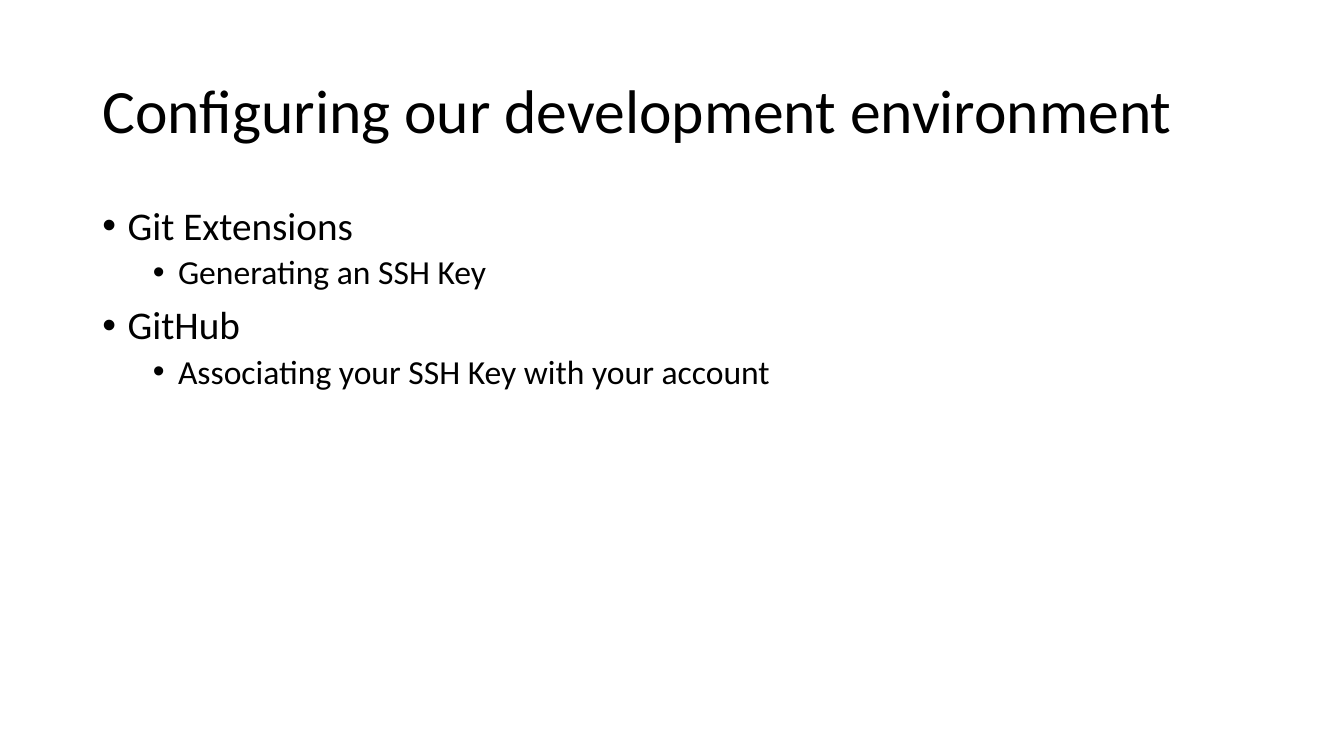
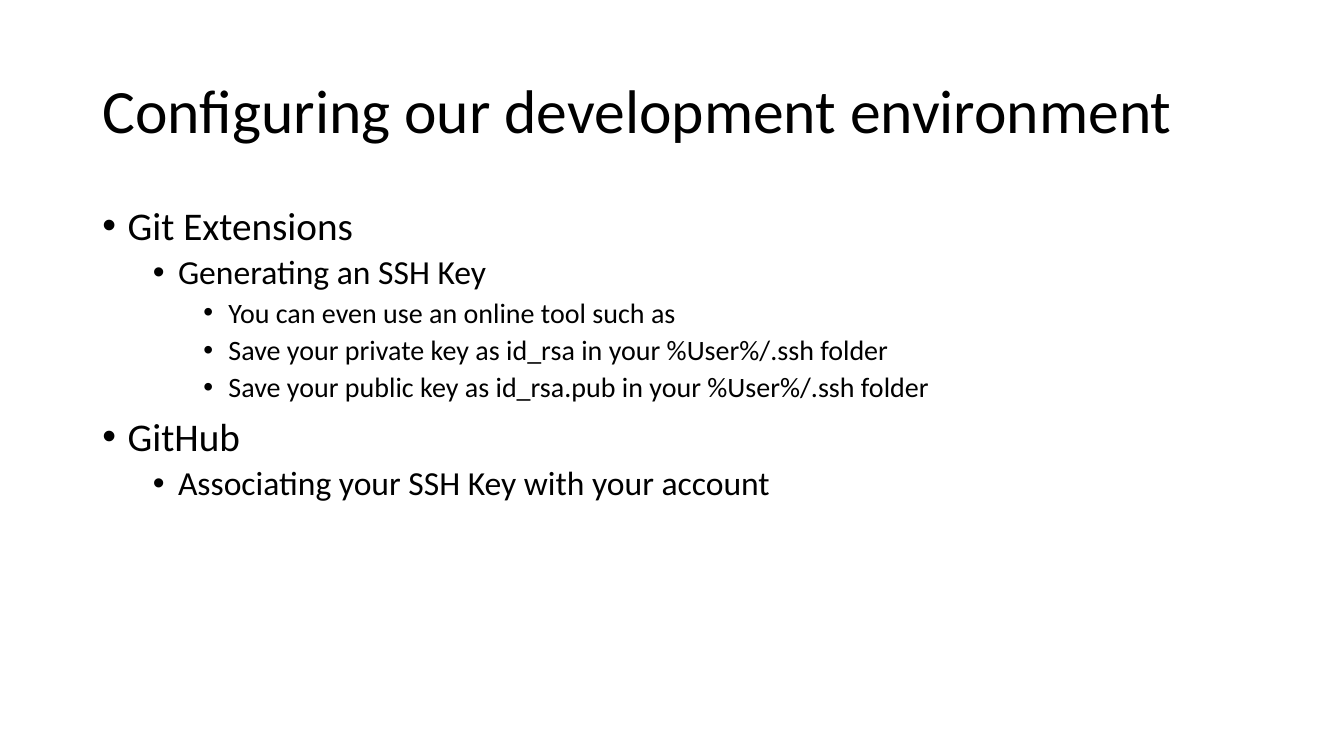
Before and after one commit to saorsa/php-course-excercises, a slide deck: slide 6 of Presentations/PHP Course.pptx. Drawn at 1344x756 pixels with LibreOffice and Linux fonts; fonts in the diff are those of the drawing. Boxes give left, top, right and bottom in pixels: in the first picture for what was removed or moved away, otherwise in the second. Text is boxed around its words. In the diff, an @@ line names an element or a change of style, - is before the commit and + after.

Commit message:
Added classes demos and text to the presentation.

```diff
--- a/Presentations/PHP Course.pptx
+++ b/Presentations/PHP Course.pptx
@@ text at [228, 303, 929, 402]: paragraphs added @@
+    • You can even use an online tool such as
+    • Save your private key as id_rsa in your %User%/.ssh folder
+    • Save your public key as id_rsa.pub in your %User%/.ssh folder
```
Also in this commit, not shown: 4 other slides changed, 29 slides added, 3 other files.
